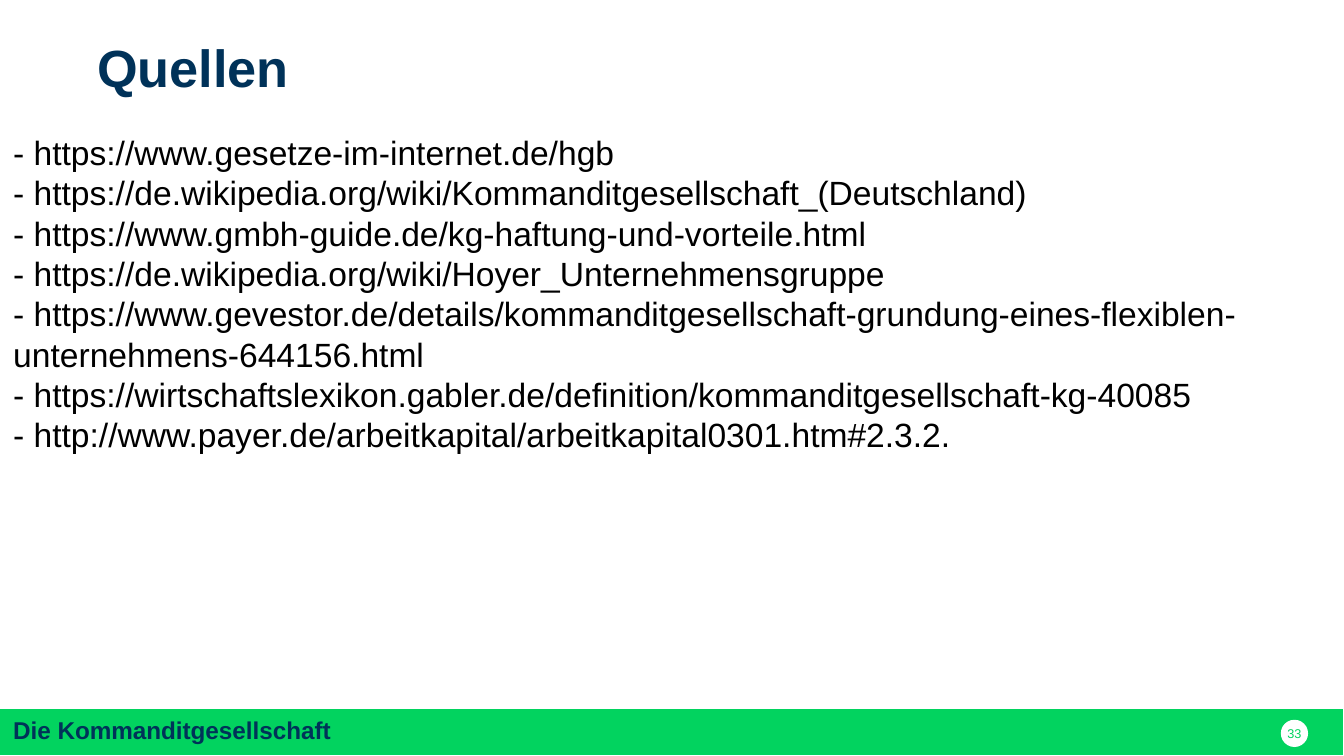
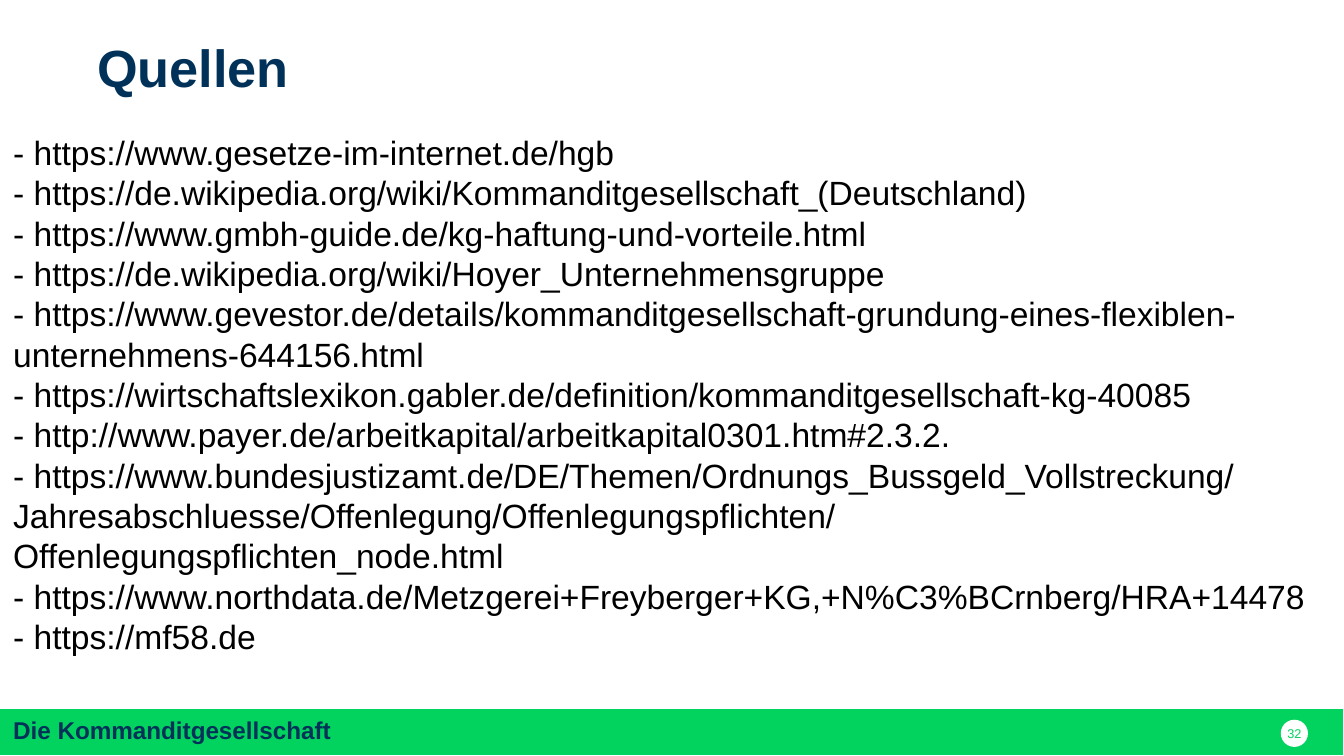
Before and after one commit to nodeg/exercises, a slide deck: slide 32 of FINAL_Referat_BWP_FINAL.pptx (slide 33 before the commit). Drawn at 1344x756 pixels with LibreOffice and Linux fonts; fonts in the diff are those of the drawing. Boxes give left, top, right and bottom in pixels: in the first picture for what was removed or moved away, otherwise in the second. Text is boxed around its words. In the diff, an @@ line names an element or a change of style, - is before the commit and + after.

```diff
--- a/FINAL_Referat_BWP_FINAL.pptx
+++ b/FINAL_Referat_BWP_FINAL.pptx
@@ text at <box>13,463,1305,655</box>: paragraphs added @@
+- https://www.bundesjustizamt.de/DE/Themen/Ordnungs_Bussgeld_Vollstreckung/Jahresabschluesse/Offenlegung/Offenlegungspflichten/Offenlegungspflichten_node.html
+- https://www.northdata.de/Metzgerei+Freyberger+KG,+N%C3%BCrnberg/HRA+14478
+- https://mf58.de
@@ page number at <box>1287,729,1301,738</box>: text changed @@
-33
+32
```
Also in this commit, not shown: 9 other slides changed, 1 slide added, 3 slides removed.
